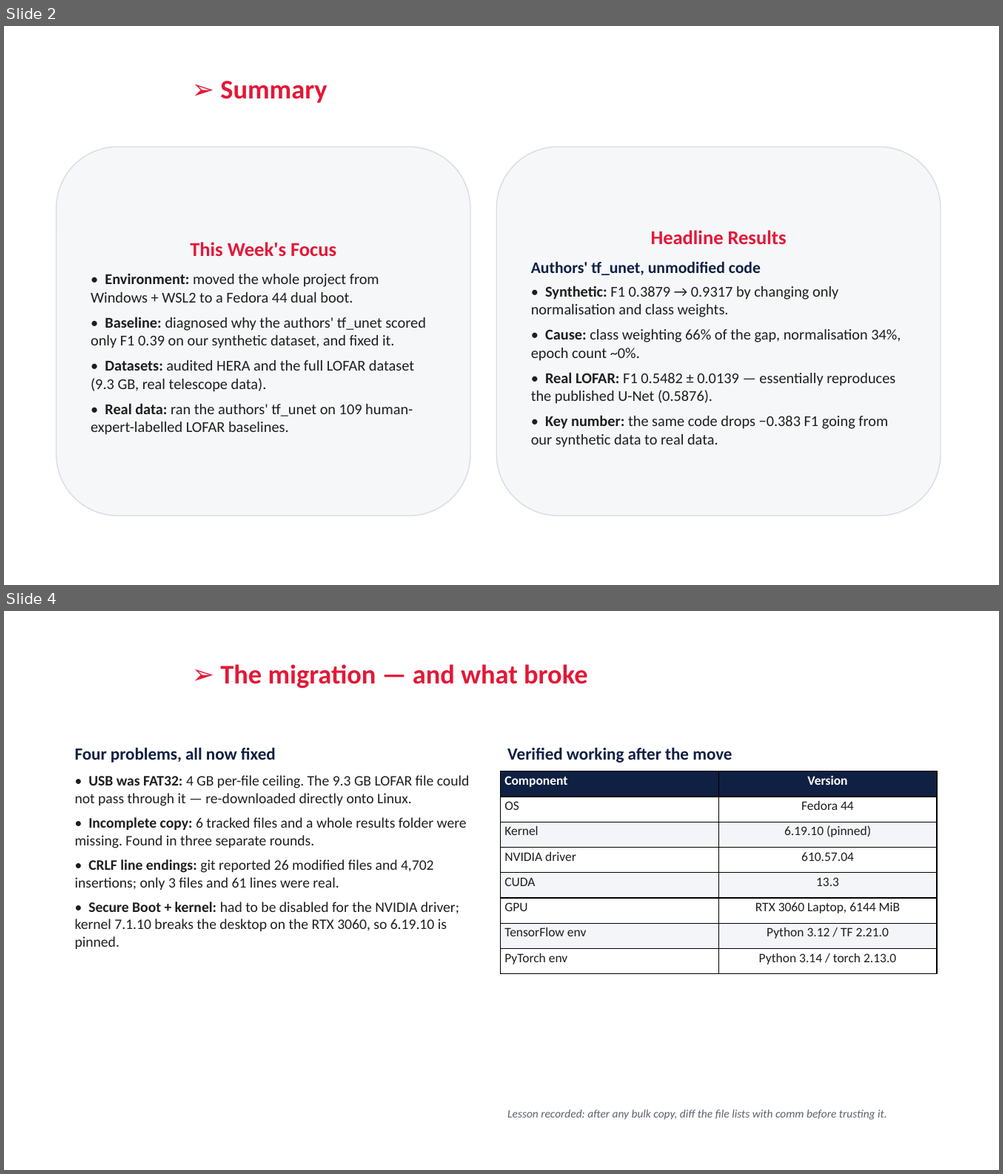
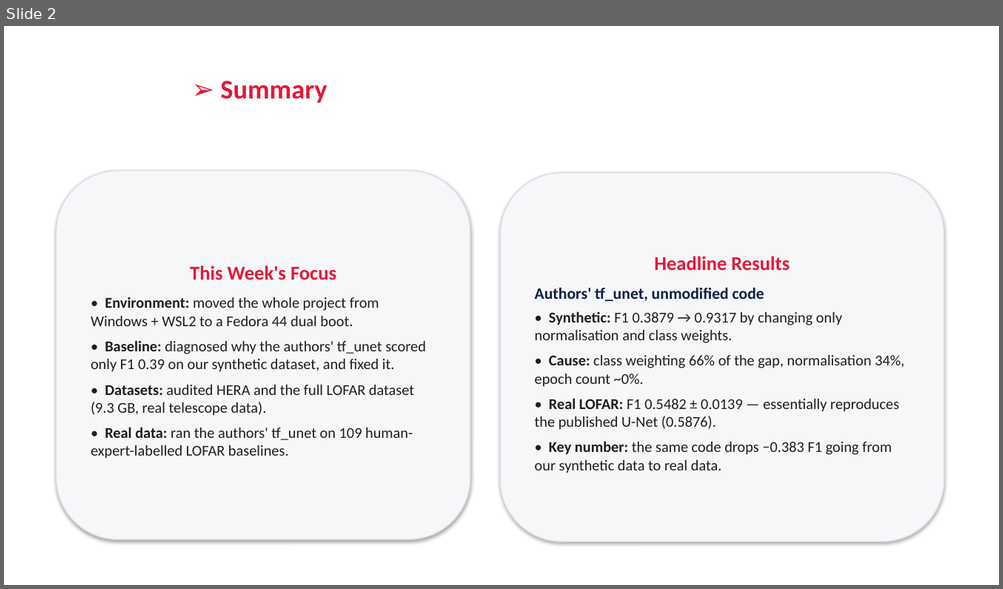
Before and after one commit to RonakSinghRaina/MP, a slide deck: Weekly_Report_Week5_DiL_Lab.pptx. Shown one above the other, each under a label of ours: slides 2 and 4 before the commit, slide 2 after it; the slides between them are not shown. The pictures are 1003x1174 and 1003x589 pixels, drawn with LibreOffice and Linux fonts; fonts in the diff are those of the drawing; background and template pictures are left out. Boxes give left, top, right and bottom in pixels: in the first picture for what was removed or moved away, otherwise in the second. Text is boxed around its words. In the diff, an @@ line names an element or a change of style, - is before the commit and + after.

```diff
--- a/Weekly_Report_Week5_DiL_Lab.pptx
+++ b/Weekly_Report_Week5_DiL_Lab.pptx
@@ slide 4 removed at (x1=4, y1=611, x2=999, y2=1170), background #FFFFFF @@
@@ title removed at (x1=220, y1=664, x2=587, y2=688) @@
-➢ The migration — and what broke
@@ text removed at (x1=75, y1=747, x2=469, y2=949) @@
-Four problems, all now fixed
-• USB was FAT32: 4 GB per-file ceiling. The 9.3 GB LOFAR file could not pass through it — re-downloaded directly onto Linux.
-• Incomplete copy: 6 tracked files and a whole results folder were missing. Found in three separate rounds.
-• CRLF line endings: git reported 26 modified files and 4,702 insertions; only 3 files and 61 lines were real.
-• Secure Boot + kernel: had to be disabled for the NVIDIA driver; kernel 7.1.10 breaks the desktop on the RTX 3060, so 6.19.10 is pinned.
@@ text removed at (x1=507, y1=747, x2=731, y2=763) @@
-Verified working after the move
@@ table removed at (x1=500, y1=772, x2=936, y2=974), 8 rows, 2 columns @@
-Component | Version
-OS | Fedora 44
-Kernel | 6.19.10 (pinned)
-NVIDIA driver | 610.57.04
-CUDA | 13.3
-GPU | RTX 3060 Laptop, 6144 MiB
-TensorFlow env | Python 3.12 / TF 2.21.0
-PyTorch env | Python 3.14 / torch 2.13.0
@@ text removed at (x1=507, y1=1110, x2=887, y2=1120) @@
-Lesson recorded: after any bulk copy, diff the file lists with comm before trusting it.
@@ slide 2 changed as well @@
@@ rounded rectangle "This Week's Focus" moved from (x1=57, y1=147, x2=470, y2=516) to (x1=57, y1=171, x2=470, y2=540) @@
@@ rounded rectangle "This Week's Focus" at (x1=57, y1=171, x2=470, y2=540): shadow on; proportions changed @@
@@ rounded rectangle "Headline Results" at (x1=500, y1=173, x2=944, y2=543): shadow on; proportions changed @@
@@ rounded rectangle "Headline Results" moved from (x1=496, y1=147, x2=940, y2=516) to (x1=500, y1=173, x2=944, y2=543) @@
```
Also in this commit, not shown: 10 other slides changed, 1 slide added, 3 other slides removed, 2 other files.
